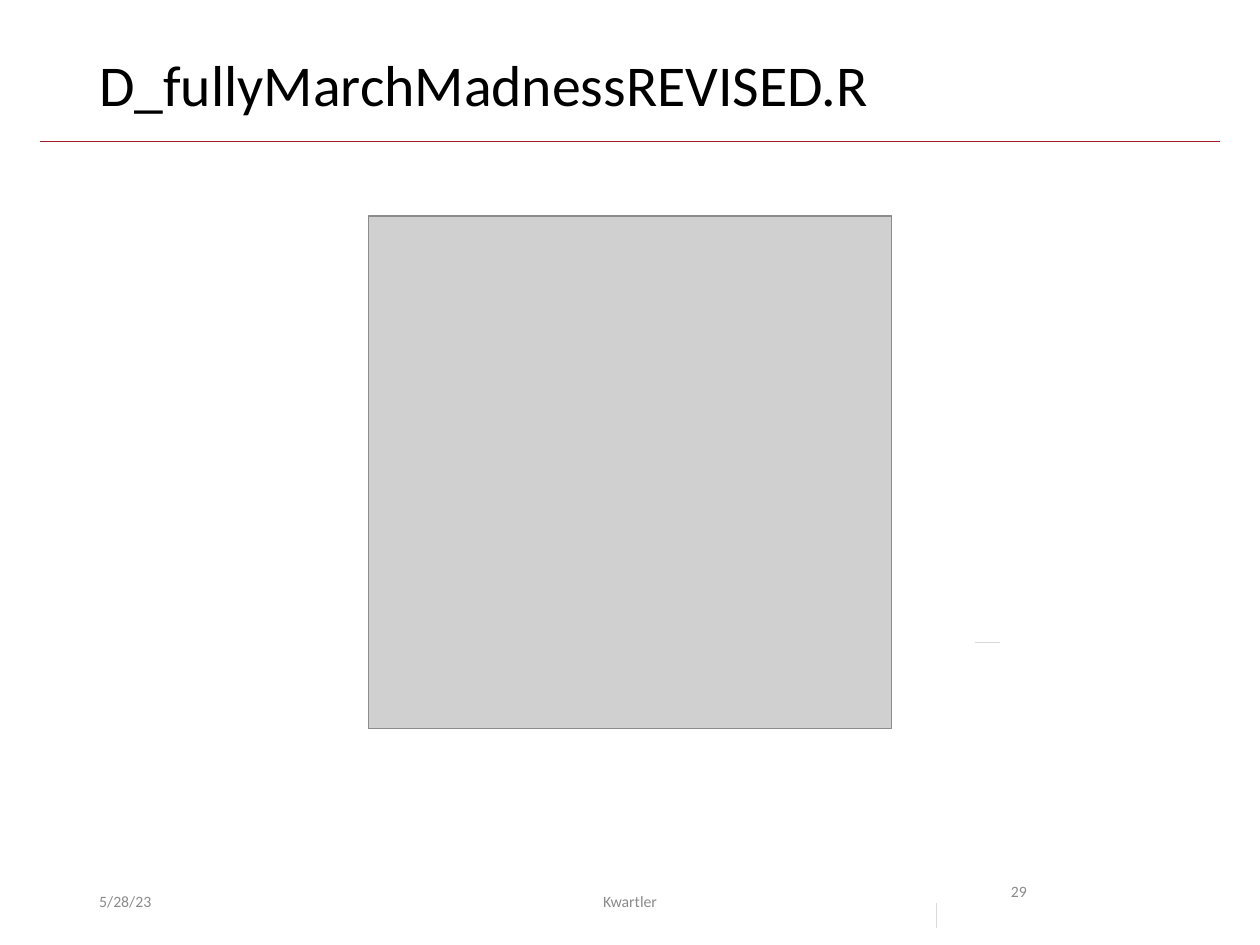
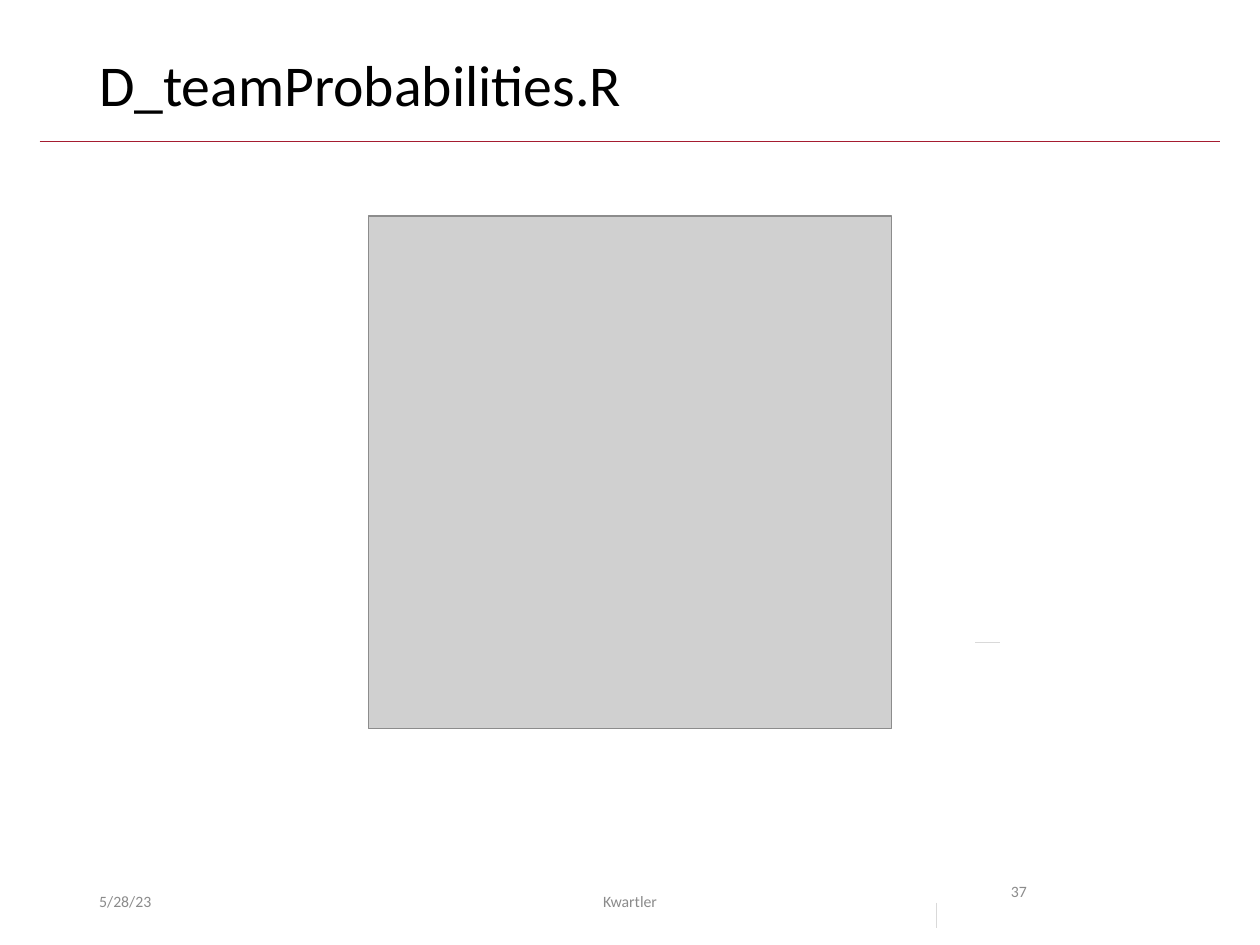
Before and after one commit to kwartler/GSERM_ICPSR, a slide deck: slide 37 of lessons/D_Supervised/A_regression.pptx (slide 29 before the commit). Drawn at 1260x945 pixels with LibreOffice and Linux fonts; fonts in the diff are those of the drawing; grey boxes stand for pictures; background and template pictures are left out. Boxes give left, top, right and bottom in pixels: in the first picture for what was removed or moved away, otherwise in the second. Text is boxed around its words. In the diff, an @@ line names an element or a change of style, - is before the commit and + after.

```diff
--- a/lessons/D_Supervised/A_regression.pptx
+++ b/lessons/D_Supervised/A_regression.pptx
@@ title at box(99, 66, 621, 114): text changed @@
-D_fullyMarchMadnessREVISED.R
+D_teamProbabilities.R
@@ page number at box(1011, 887, 1027, 897): text changed @@
-29
+37
```
Also in this commit, not shown: 11 other slides changed, 8 slides added, 7 other files.
